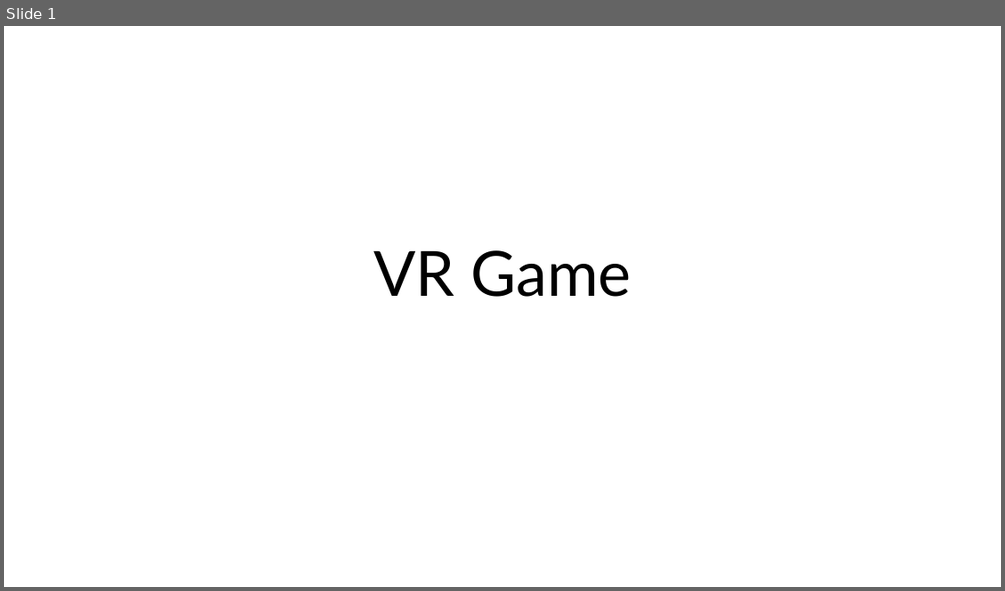
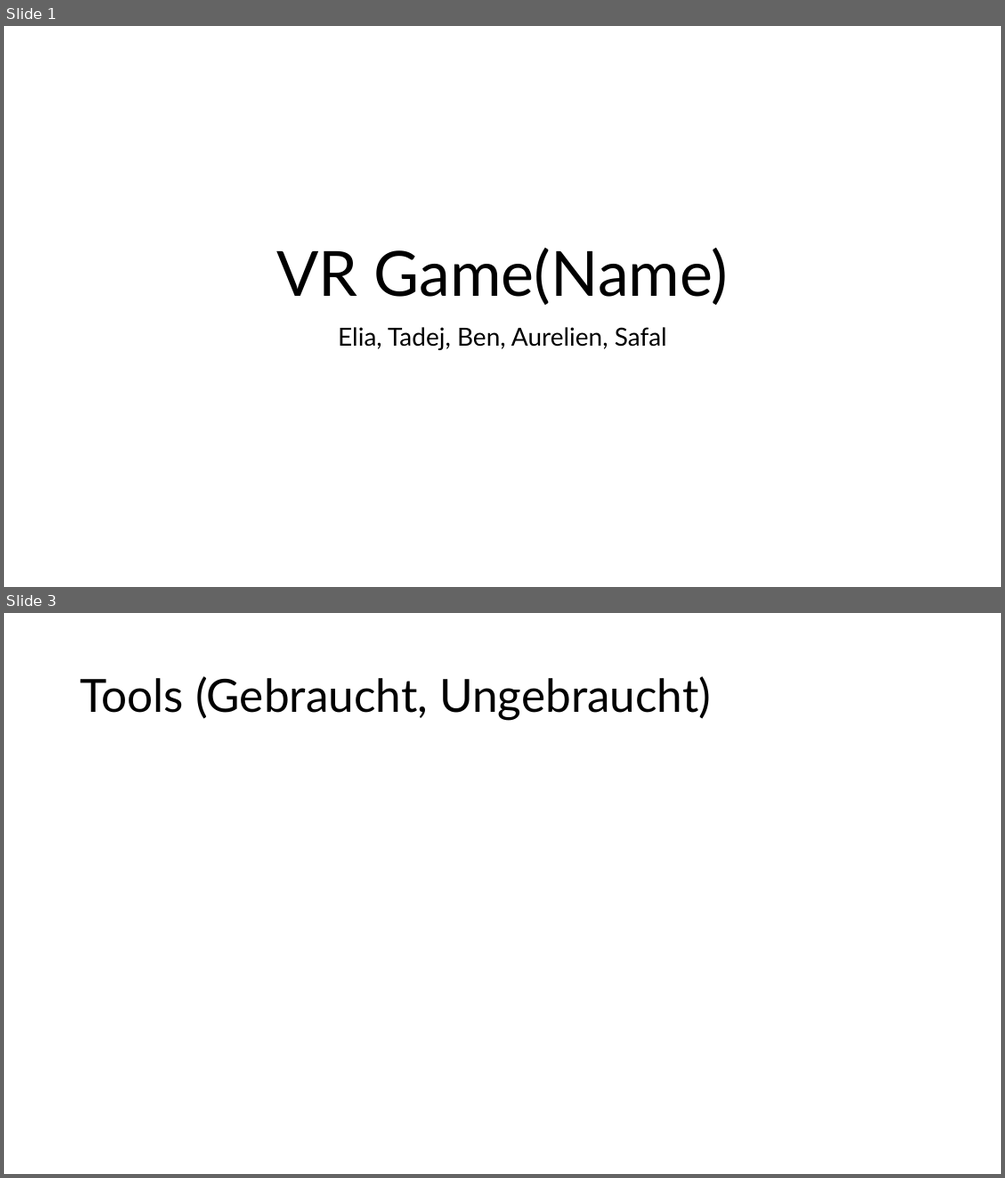
Before and after one commit to Soguel-Aurelien/UnrealEngineProjekt, a slide deck: Presentation/Unrealengine pp.pptx. Shown one above the other, each under a label of ours: slide 1 before the commit, slides 1 and 3 after it; the slides between them are not shown. The pictures are 1005x591 and 1005x1178 pixels, drawn with LibreOffice and Linux fonts; fonts in the diff are those of the drawing. Boxes give left, top, right and bottom in pixels: in the first picture for what was removed or moved away, otherwise in the second. Text is boxed around its words. In the diff, an @@ line names an element or a change of style, - is before the commit and + after.

```diff
--- a/Presentation/Unrealengine pp.pptx
+++ b/Presentation/Unrealengine pp.pptx
@@ slide 3 added at [4,613,1001,1174], background #FFFFFF @@
@@ title added at [80,676,711,720], 44 pt, text #000000 @@
+Tools (Gebraucht, Ungebraucht)
@@ slide 1 changed as well @@
@@ title at [277,248,728,305]: text changed @@
-VR Game
+VR Game(Name)
@@ subtitle added at [338,327,667,350], 24 pt, text #000000 @@
+Elia, Tadej, Ben, Aurelien, Safal
```
Also in this commit, not shown: 8 other slides added.
